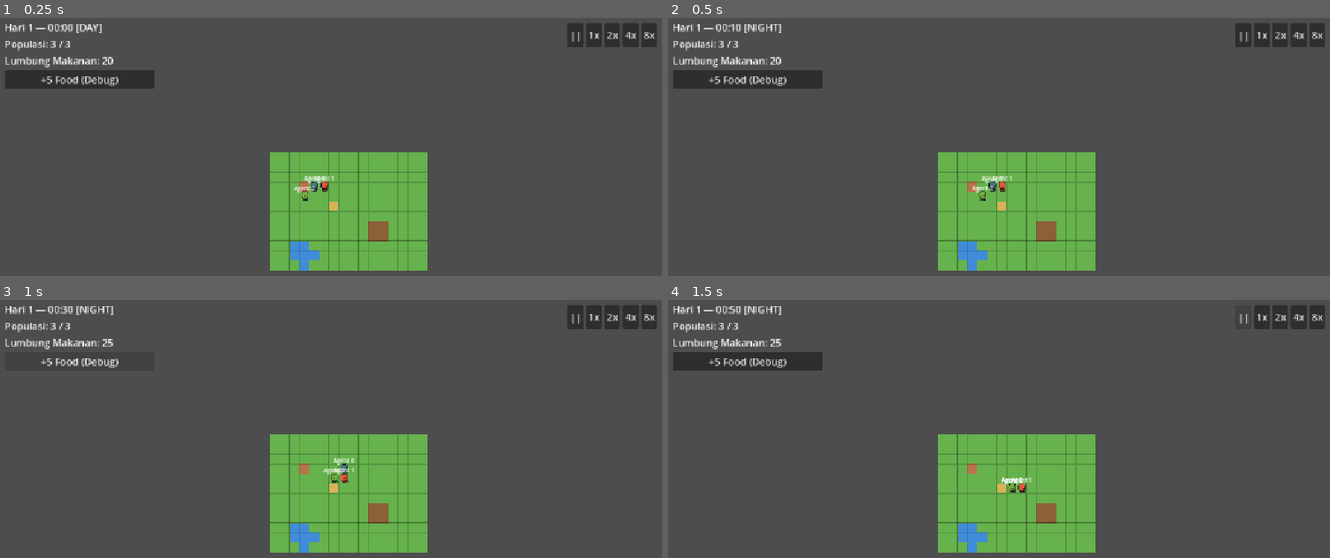
Above: before the commit, frames 1-4 (two rows, left to right).
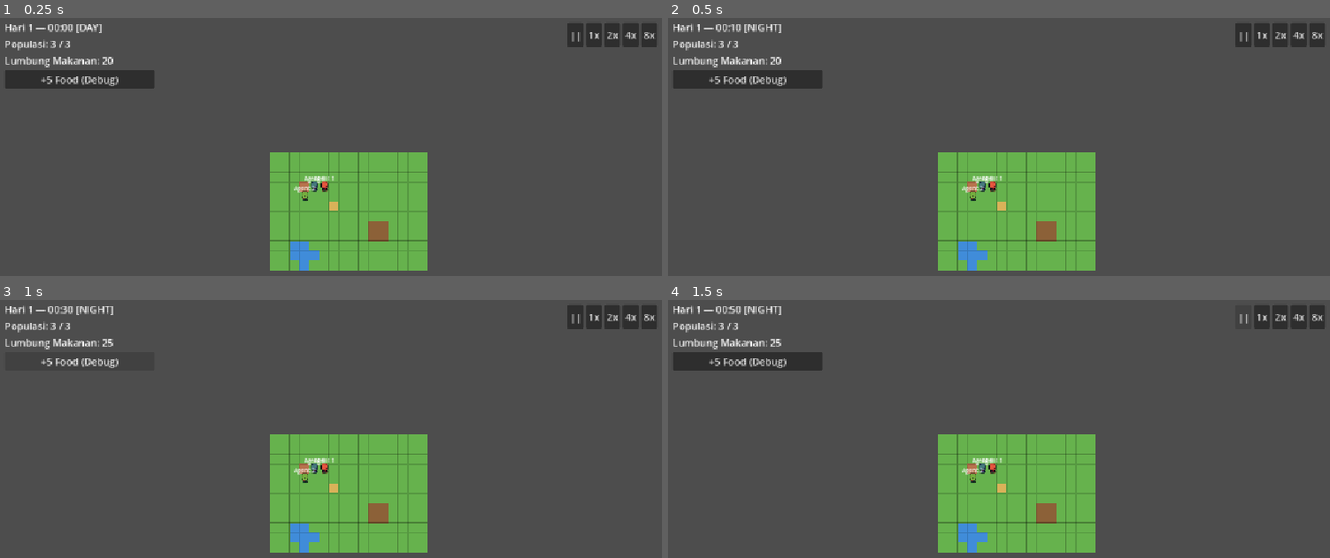
Above: after the commit, the same moments.

Repository: Ryan6712/Zero-society
Game: Godot game, scene res://view/main.tscn
Two runs of this game, one before a commit and one after it. Both use one fixed random seed, a clock stepped at 60 frames per second and the inputs below.
Inputs:
- Up to frame 1 (0.25 s): no input
- Up to frame 2 (0.5 s): no input
- Up to frame 3 (1 s): click "+5 Food (Debug)" at 0.5 s
- Up to frame 4 (1.5 s): click "||" at 1.25 s

Frame 1 is identical in both runs. In frame 2, 0.3% of the frame differs, in the area x 44-52%, y 60-71%; in frame 3, 0.4%, in the area x 44-54%, y 61-71%; in frame 4, 0.4%.
Error after the commit: Parse Error: Too many arguments for "new()" call. Expected at most 2 but received 3. (res://sim/systems/action_system.gd:52)

Commit message:
fix(actions): jangan pulihkan hunger jika stok lumbung habis saat eat selesai

Diff:
--- a/sim/systems/action_system.gd
+++ b/sim/systems/action_system.gd
@@ -8,7 +8,8 @@
 	action_def: ActionDef,
 	world: WorldState,
 	target_tile: Vector2i = Vector2i.ZERO,
-	events: Array[Dictionary] = []
+	events: Array[Dictionary] = [],
+	intent: StringName = &""
 ) -> ActionValidator.RejectReason:
 	var reason: ActionValidator.RejectReason = ActionValidator.can_start(
 		agent, action_def, world, target_tile
@@ -48,7 +49,7 @@
 		agent.path = path
 		duration = path.size()
 
-	var instance: ActionInstance = ActionInstance.new(action_def, world.tick)
+	var instance: ActionInstance = ActionInstance.new(action_def, world.tick, intent)
 	instance.ticks_left = duration
 	instance.target_tile = target_tile
 	agent.current_action = instance
@@ -152,10 +153,23 @@
 	var def: ActionDef = instance.def
 
 	if def.id == ActionLibrary.ID_EAT:
-		agent.needs[&"hunger"] = clampf(
-			agent.needs[&"hunger"] + SimConst.EAT_HUNGER_RESTORE, 0.0, 100.0
-		)
-		world.modify_granary_food(-1, &"eat", agent.id, events)
+		if world.modify_granary_food(-1, &"eat", agent.id, events):
+			agent.needs[&"hunger"] = clampf(
+				agent.needs[&"hunger"] + SimConst.EAT_HUNGER_RESTORE, 0.0, 100.0
+			)
+		else:
+			_emit_event(
+				events,
+				world,
+				agent,
+				EventSchema.EventType.ACTION_FAILED,
+				{
+					"action_id": "eat",
+					"reject_reason": "no_stock",
+				}
+			)
+			agent.current_action = null
+			return
 
 	elif def.id == ActionLibrary.ID_WORK_FARM:
 		world.modify_granary_food(SimConst.WORK_FARM_FOOD_PRODUCED, &"work_farm", agent.id, events)
--- a/tests/test_action_system.gd
+++ b/tests/test_action_system.gd
@@ -79,6 +79,28 @@
 	assert_true(_world.is_food_conserved())
 
 
+func test_eat_fails_if_stock_emptied_during_eating() -> void:
+	_agent.position = Vector2i(3, 1)  # On granary
+	_agent.needs[&"hunger"] = 30.0
+	_world.granary_food = 1
+
+	var eat_def: ActionDef = ActionLibrary.get_action(ActionLibrary.ID_EAT)
+	ActionSystem.start_action(_agent, eat_def, _world, Vector2i.ZERO, _events)
+
+	# Simulasikan stok dicuri / diambil agent lain di tick 1
+	_world.granary_food = 0
+	_world.total_food_consumed += 1
+
+	# Selesaikan aksi eat di tick 2
+	ActionSystem.update(_agent, _world, _rng, _events)
+	ActionSystem.update(_agent, _world, _rng, _events)
+
+	assert_null(_agent.current_action)
+	assert_eq(
+		_agent.needs[&"hunger"], 30.0, "Hunger tidak boleh bertambah jika stok habis saat selesai"
+	)
+
+
 func test_work_farm_action_produces_food() -> void:
 	_agent.position = Vector2i(2, 0)  # On farm
 	_agent.needs[&"energy"] = 80.0
